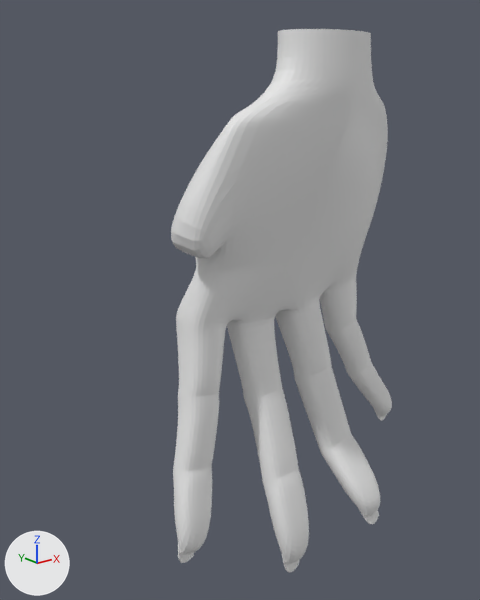
The Blender file mavis.blend as it was, and as the next commit left it.
The view is the same before and after, from a 50 mm lens placed at (0.745, -0.149, 1.68), pointed at (0.876, 0.014, 1.614). Lighting does not change. The marker at lower left points along +X, +Y and +Z.

Objects in the first picture: 'hand'.
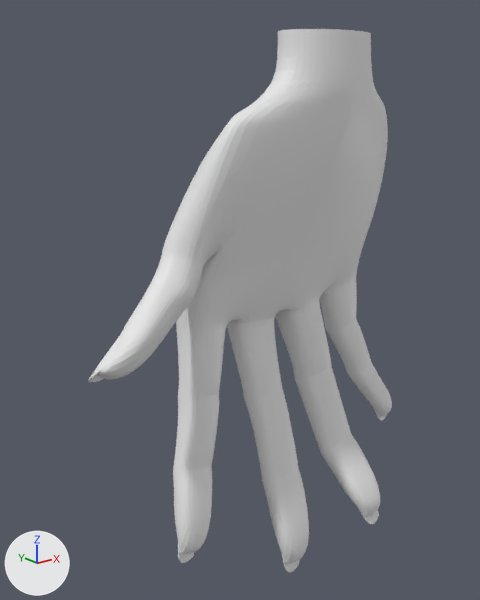
Boxes [x1, y1, x2, y2] around the edits, measured in the pictures (480 x 600 px):
'hand', reshaped (37% wider): before [171, 29, 392, 573]; after [88, 29, 392, 573]
part 1 of me_cylinder, built on: before [171, 164, 303, 318]; after [88, 164, 303, 382]

Edits to the bpy script that builds the scene:
```text
Change me_cylinder:
    used by ob_hand; location = (0.0, 0.0, 0.0)
    remove me_cylinder.from_pydata(...)  # 563 vertices, 557 faces; spans x 0.842..0.946, y -0.016..0.029, z 1.515..1.696
    add me_cylinder.from_pydata(...)  # 643 vertices, 637 faces; spans x 0.817..0.946, y -0.016..0.029, z 1.515..1.696
    me_cylinder part 1
    3 faces are deleted
    4 vertices in x 0.859..0.862, y 0.009..0.012, z 1.626..1.628 move by (-0.003, 0.0, -0.005)
    14 vertices move from x 0.843..0.862, y -0.001..0.02, z 1.626..1.639 to x 0.844..0.861, y 0.001..0.024, z 1.621..1.639
    80 vertices are added at x 0.817..0.857, y -0.002..0.017, z 1.601..1.637
    83 new faces join them
```
